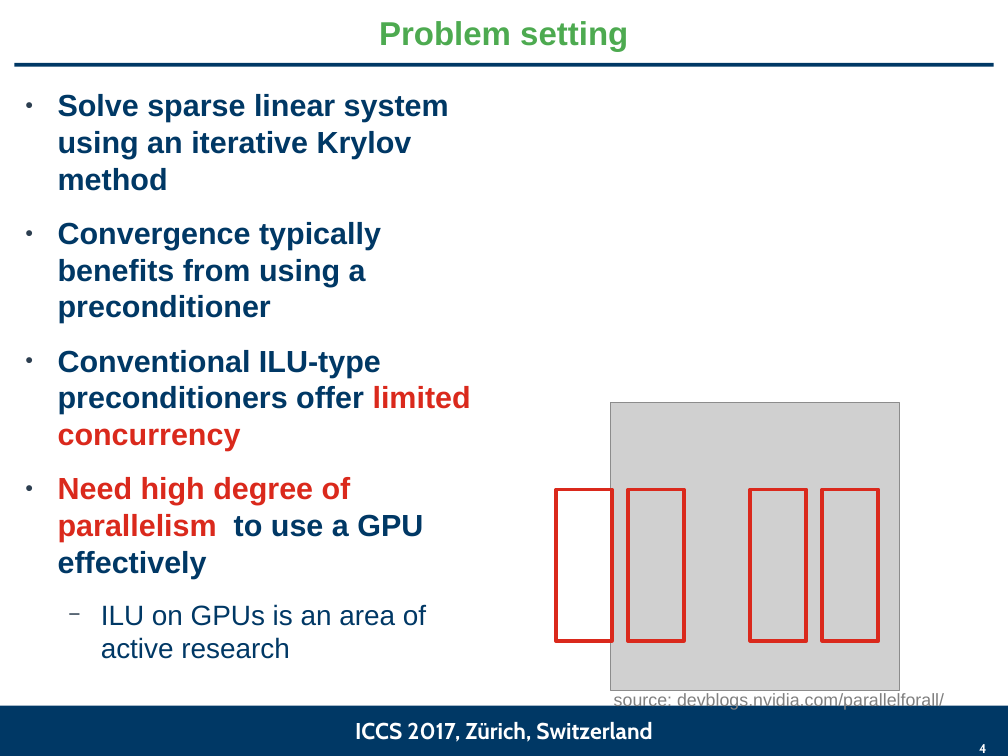
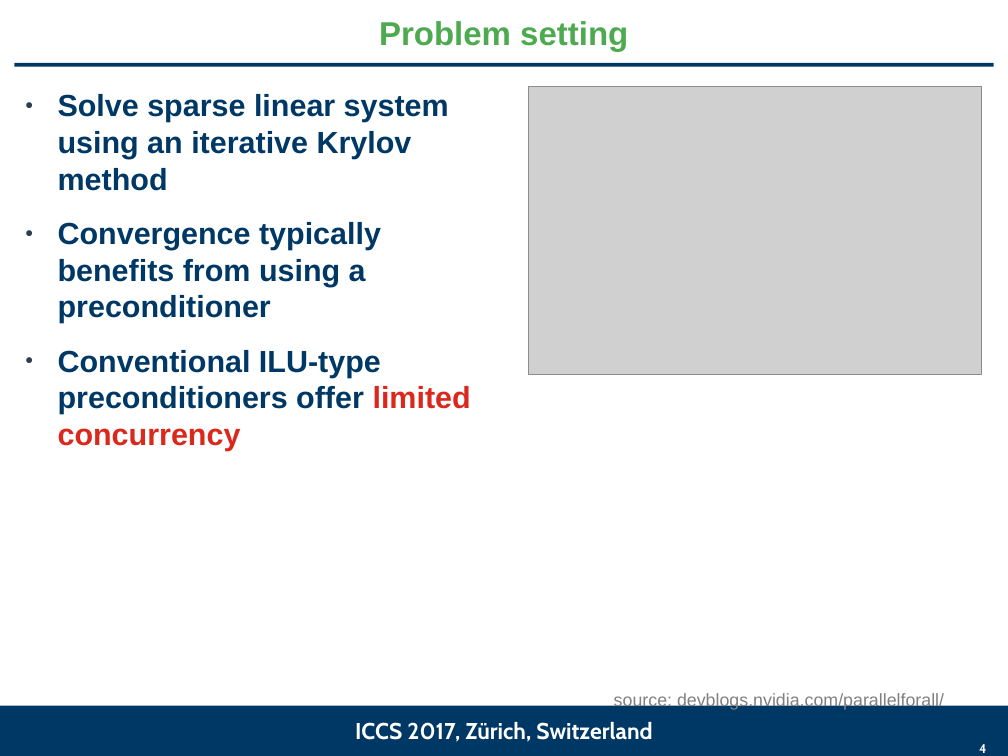
Before and after one commit to gflegar/talks, a slide deck: slide 4 of iccs_2017/slides.odp. Drawn at 1008x756 pixels with LibreOffice and Linux fonts; fonts in the diff are those of the drawing; grey boxes stand for pictures; background and template pictures are left out. Boxes give left, top, right and bottom in pixels: in the first picture for what was removed or moved away, otherwise in the second. Text is boxed around its words. In the diff, an @@ line names an element or a change of style, - is before the commit and + after.

```diff
--- a/iccs_2017/slides.odp
+++ b/iccs_2017/slides.odp
@@ picture: place and size @@
-picture at (611,402,899,691)
+picture at (529,86,981,374)
@@ text at (58,477,426,659): paragraphs removed @@
-● Need high degree of parallelism to use a GPU effectively
-  − ILU on GPUs is an area of active research
@@ rectangle removed at (556,489,612,640) @@
@@ rectangle removed at (628,489,684,640) @@
@@ rectangle removed at (751,489,807,640) @@
@@ rectangle removed at (822,489,878,640) @@
```
Also in this commit, not shown: 2 other slides changed, 2 other files.
